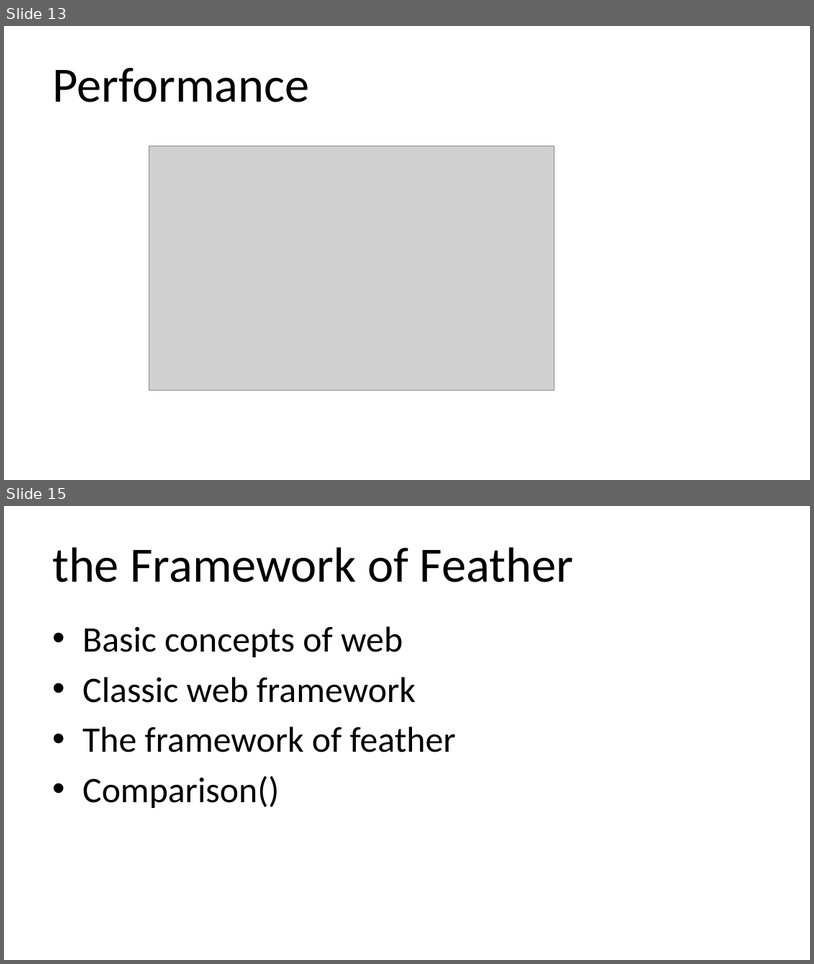
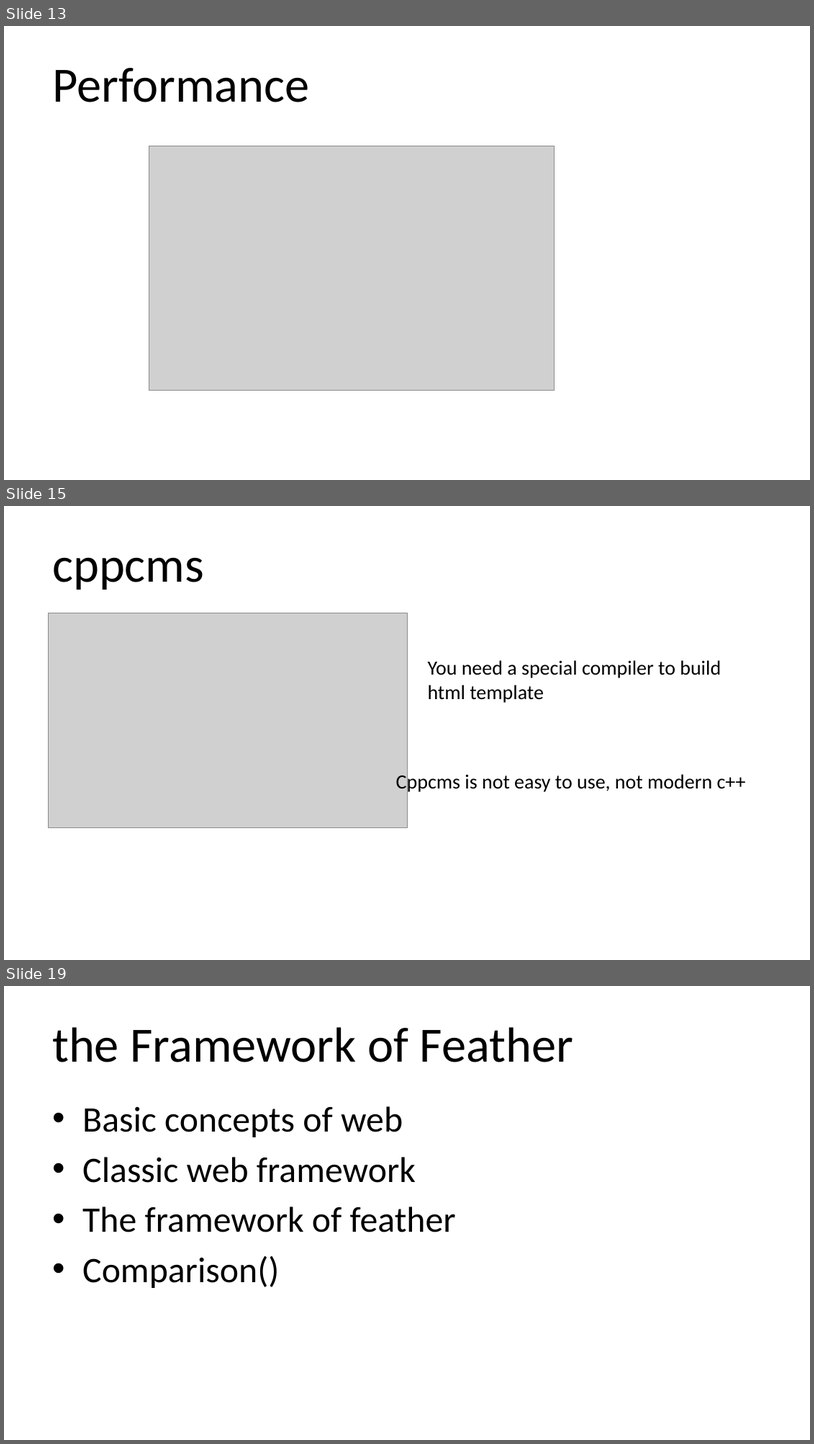
Before and after one commit to qicosmos/cppcon2018, a slide deck: cppcon2018.pptx. Shown one above the other, each under a label of ours: slides 13 and 15 before the commit, slides 13, 15 and 19 after it; the slides between them are not shown. The pictures are 814x964 and 814x1444 pixels, drawn with LibreOffice and Linux fonts; fonts in the diff are those of the drawing; grey boxes stand for pictures. Boxes give left, top, right and bottom in pixels: in the first picture for what was removed or moved away, otherwise in the second. Text is boxed around its words. In the diff, an @@ line names an element or a change of style, - is before the commit and + after.

```diff
--- a/cppcon2018.pptx
+++ b/cppcon2018.pptx
@@ slide 15 added at bbox=[4, 506, 810, 960], background #FFFFFF @@
@@ title added at bbox=[52, 557, 204, 590], 44 pt, text #000000 @@
+cppcms
@@ picture added at bbox=[49, 613, 408, 828] @@
@@ text added at bbox=[428, 660, 721, 703], 18 pt, text #000000 @@
+You need a special compiler to build
+html template
@@ text added at bbox=[396, 772, 746, 793], 18 pt, text #000000 @@
+Cppcms is not easy to use, not modern c++
@@ what was slide 15 is now slide 19 @@
```
Also in this commit, not shown: 2 slides changed, 3 other slides added.
